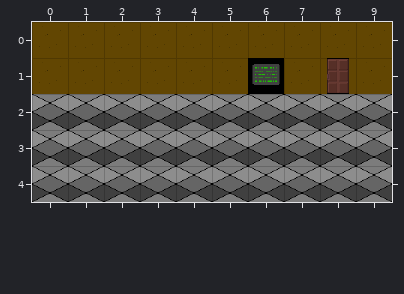
Tiled map (JSON): game/src/commonMain/resources/level/boxing_club.tmj. The picture above is the old version.
Cells are 48x48 px. Shown: x 0..9, y 0..4.
After:
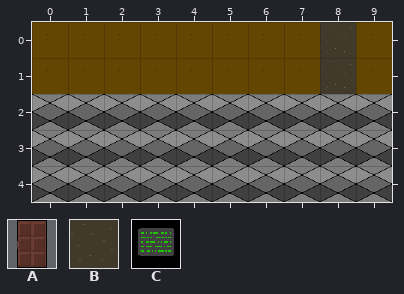
Key: from "Outside-Window 48_48": A 19; from "abstract": B 7; from "terminal_tile": C 0.
_ is an empty cell.
Tiles of an added or newly shown layer are drawn over the layers below it.
See-through tiles are keyed as they look on the map.
From old to new:
Layer "decoration":
y 0: x 8 _ -> B
y 1: x 6 C -> _; x 8 A -> B
Layer "decoration2" (added):
y 0..1: x 8 _ -> B
